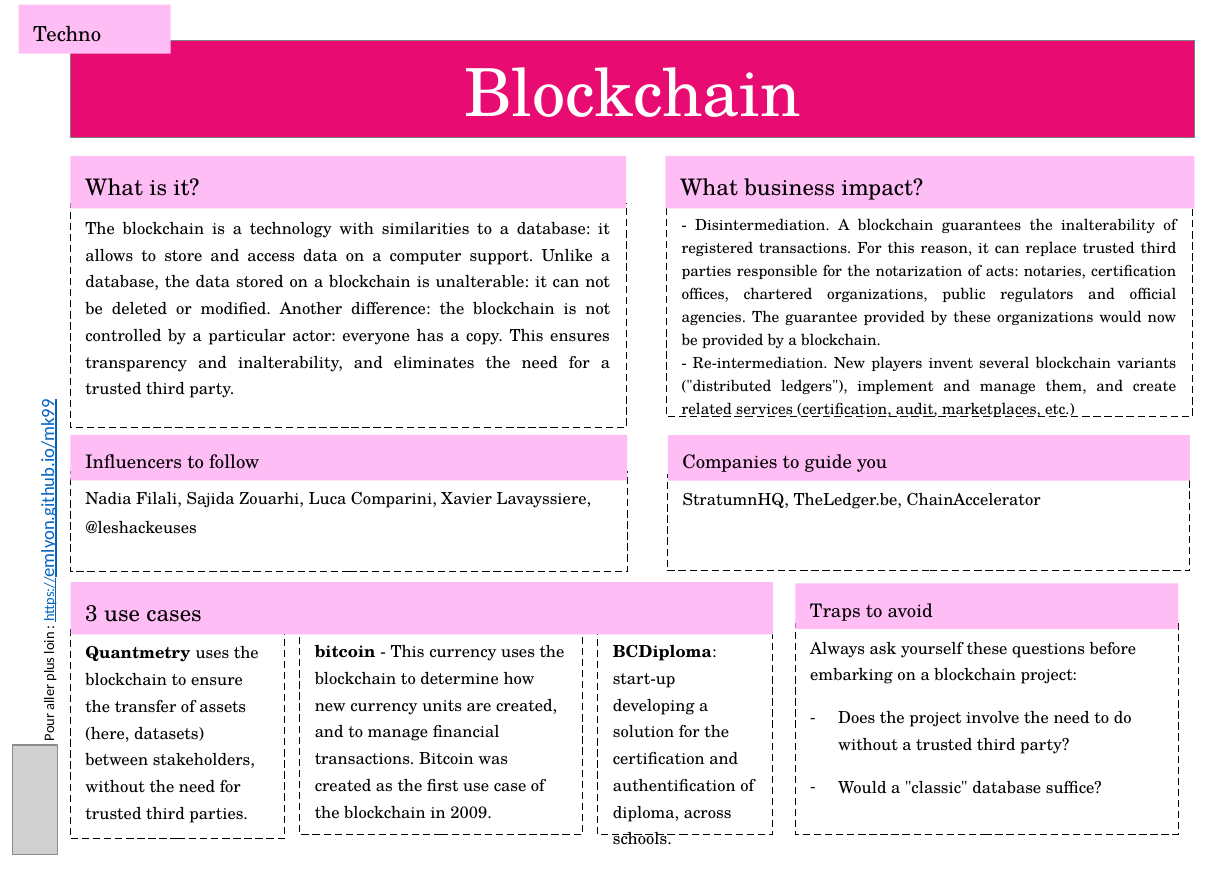
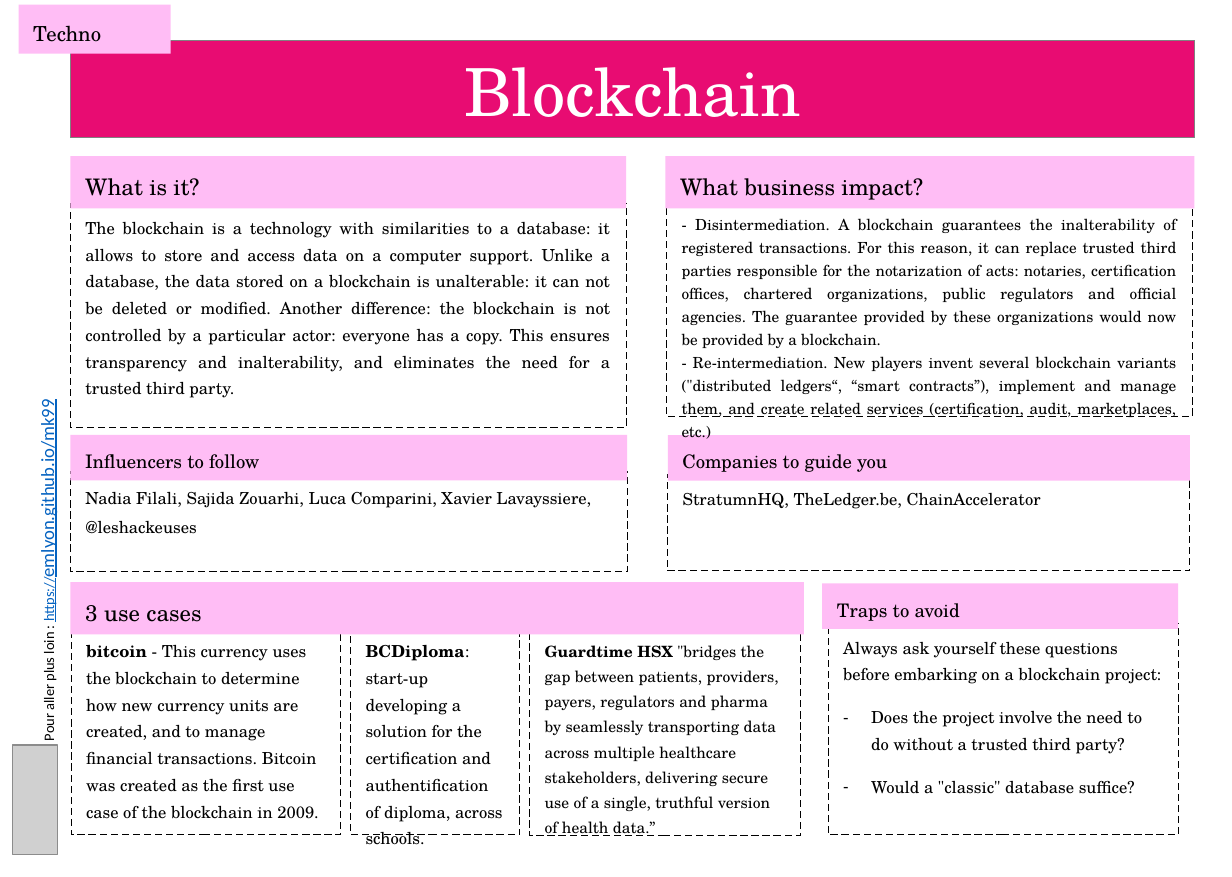
Before and after one commit to emlyon/chaire-implid, a slide deck: slide 11 of docs/content/en/cards-en.pptx. Drawn at 1232x877 pixels with LibreOffice and Linux fonts; fonts in the diff are those of the drawing; grey boxes stand for pictures. Boxes give left, top, right and bottom in pixels: in the first picture for what was removed or moved away, otherwise in the second. Text is boxed around its words. In the diff, an @@ line names an element or a change of style, - is before the commit and + after.

Commit message:
updated card on blockchain with better company example

```diff
--- a/docs/content/en/cards-en.pptx
+++ b/docs/content/en/cards-en.pptx
@@ subtitle at (x1=682, y1=356, x2=1176, y2=417): text changed @@
-- Re-intermediation. New players invent several blockchain variants ("distributed ledgers"), implement and manage them, and create related services (certification, audit, marketplaces, etc.)
+- Re-intermediation. New players invent several blockchain variants ("distributed ledgers“, “smart contracts”), implement and manage them, and create related services (certification, audit, marketplaces, etc.)
@@ rectangle "3 use cases" resized from (x1=70, y1=582, x2=772, y2=635) to (x1=70, y1=582, x2=803, y2=635) @@
@@ rectangle "Traps to avoid" resized from (x1=796, y1=584, x2=1178, y2=630) to (x1=822, y1=584, x2=1178, y2=630) @@
@@ rectangle removed at (x1=70, y1=627, x2=283, y2=837) @@
-Quantmetry uses the blockchain to ensure the transfer of assets (here, datasets) between stakeholders, without the need for trusted third parties.
@@ rectangle "bitcoin - This currency uses ..." resized from (x1=299, y1=627, x2=581, y2=836) to (x1=72, y1=627, x2=341, y2=836) @@
@@ rectangle "BCDiploma: start-up developing a solution ..." resized from (x1=597, y1=627, x2=772, y2=836) to (x1=350, y1=627, x2=520, y2=836) @@
@@ rectangle added at (x1=530, y1=627, x2=800, y2=836), outline #000000 0.75 pt dashed, 7.5 pt, text #000000 @@
+Guardtime HSX "bridges the gap between patients, providers, payers, regulators and pharma by seamlessly transporting data across multiple healthcare stakeholders, delivering secure use of a single, truthful version of health data.”
@@ rectangle "Always ask yourself these questions ..." resized from (x1=796, y1=623, x2=1178, y2=834) to (x1=828, y1=623, x2=1178, y2=834) @@
```
Also in this commit, not shown: 32 other files.
